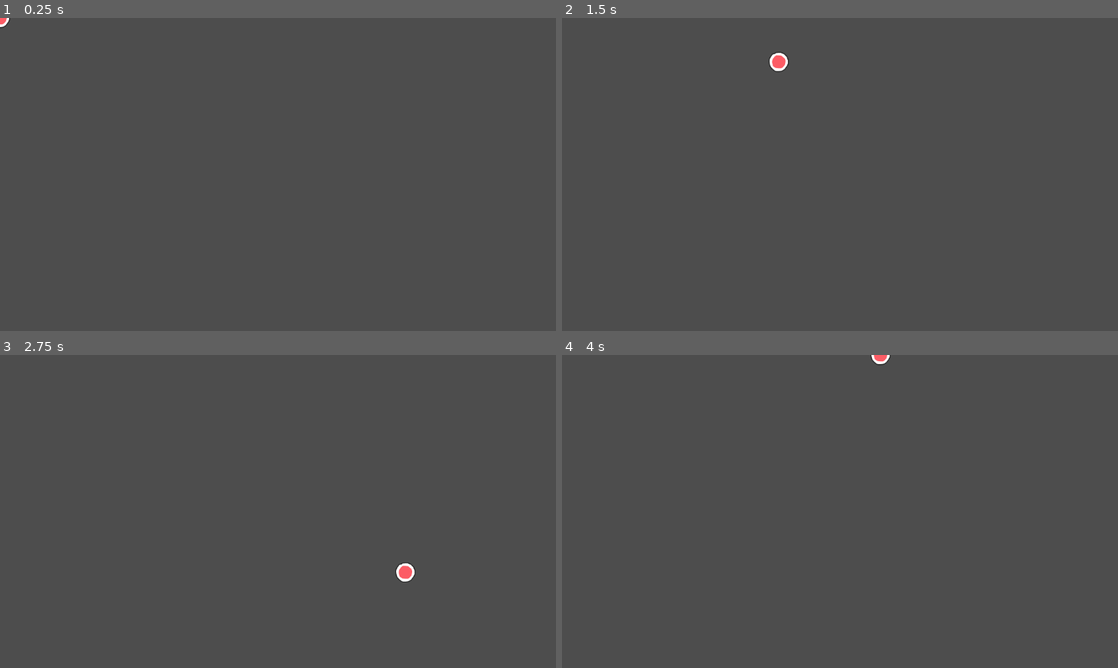
Above: before the commit, frames 1-4 (two rows, left to right).
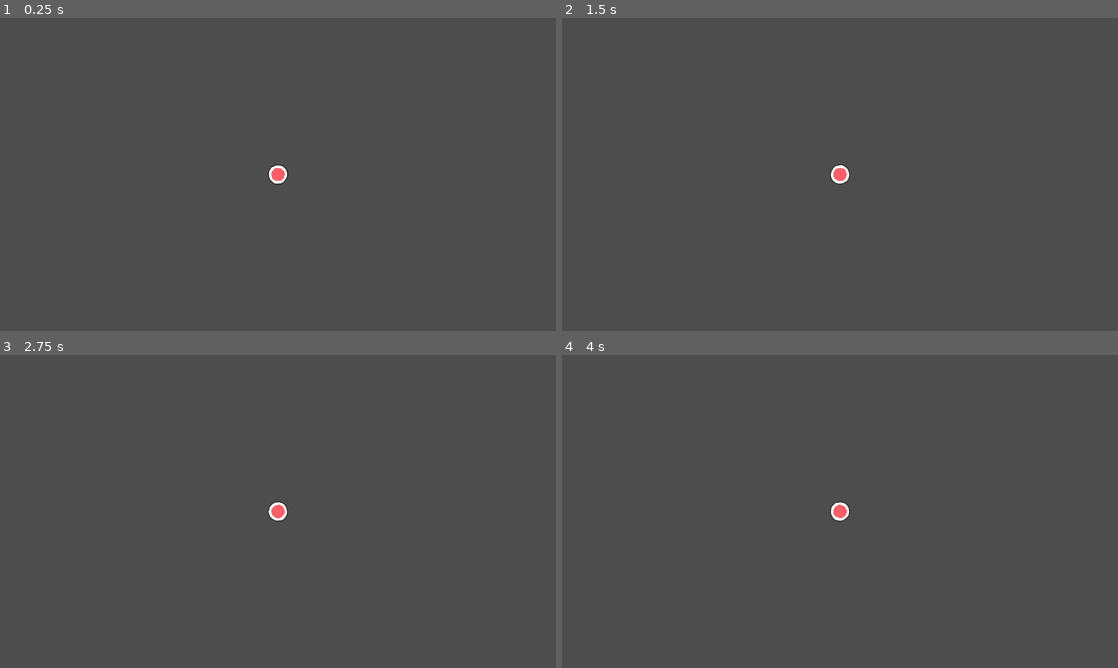
Above: after the commit, the same moments.

Repository: Dynamic-Weather-Systems/Restaurant_manager_moon
Game: Godot game, scene res://Scenes/player.tscn
Two runs of this game, one before a commit and one after it. Both use one fixed random seed, a clock stepped at 60 frames per second and the inputs below. The project has no main scene, so this scene is started directly.
Inputs (mouse positions are in pixels of both pictures, inside the frame that each line leads up to):
- Up to frame 1 (0.25 s): no input
- Up to frame 2 (1.5 s): tap Enter at 0.5 s; move the mouse to (962, 158) at 0.52 s; hold D (move_right) 0.53-1.28 s; hold Right mouse button (drop, bound only after the commit) 0.53-1.28 s; click (962, 158) at 0.8 s; move the mouse to (728, 190) at 1.27 s; hold S (move_down) from 1.28 s (still down); click (728, 190) at 1.35 s
- Up to frame 3 (2.75 s): right-click (166, 527) at 1.55 s; move the mouse to (333, 442) at 2.02 s; release S (move_down) at 2.03 s; hold D (move_right) from 2.03 s (still down); hold Right mouse button (drop, bound only after the commit) from 2.03 s (still down); click (333, 442) at 2.3 s
- Up to frame 4 (4 s): move the mouse to (812, 574) at 2.77 s; release D (move_right) at 2.78 s; release Right mouse button (drop, bound only after the commit) at 2.78 s; hold W (move_up) 2.78-3.53 s; click (812, 574) at 2.85 s; right-click (812, 574) at 3.05 s; move the mouse to (1006, 558) at 3.52 s; hold A (move_left) from 3.53 s (still down); hold Right mouse button (drop, bound only after the commit) from 3.53 s (still down); click (1006, 558) at 3.8 s

The runs differ from the first frame. In frame 1, 0.2% of the frame differs, in the area x 0-52%, y 0-54%; in frame 2, 0.3%; in frame 3, 0.3%, in the area x 48-75%, y 46-73%; in frame 4, 0.3%.

Commit message:
Pickup/Drop/Actionable
- Player can Pickup and Drop items of the PickupItem class
- Actionable class encompasses all that a player can interact with but not pick up.

Diff:
--- /dev/null
+++ b/Actionable.gd
@@ -0,0 +1,6 @@
+extends Area2D
+class_name Actionable
+
+
+func action():
+	pass
--- /dev/null
+++ b/Scenes/actionable.tscn
@@ -0,0 +1,8 @@
+[gd_scene load_steps=2 format=3 uid="uid://dduoickuchbsn"]
+
+[ext_resource type="Script" path="res://Actionable.gd" id="1_hf78t"]
+
+[node name="Actionable" type="Area2D"]
+script = ExtResource("1_hf78t")
+
+[node name="CollisionShape2D" type="CollisionShape2D" parent="."]
--- /dev/null
+++ b/Scenes/dish.gd
@@ -0,0 +1 @@
+extends PickupItem
--- /dev/null
+++ b/Scenes/dish.tscn
@@ -0,0 +1,33 @@
+[gd_scene load_steps=6 format=3 uid="uid://c2lrqfonfhvw1"]
+
+[ext_resource type="Script" path="res://Scenes/dish.gd" id="1_804sm"]
+[ext_resource type="Texture2D" uid="uid://dpidc1drviwt0" path="res://Assets/tilesheet.png" id="2_w3xol"]
+
+[sub_resource type="CircleShape2D" id="CircleShape2D_0p03y"]
+radius = 33.3766
+
+[sub_resource type="AtlasTexture" id="AtlasTexture_a5bhw"]
+atlas = ExtResource("2_w3xol")
+region = Rect2(257, 513, 62, 62)
+
+[sub_resource type="SpriteFrames" id="SpriteFrames_weu6i"]
+animations = [{
+"frames": [{
+"duration": 1.0,
+"texture": SubResource("AtlasTexture_a5bhw")
+}],
+"loop": true,
+"name": &"default",
+"speed": 5.0
+}]
+
+[node name="Dish" type="Area2D" groups=["pickup_item"]]
+collision_layer = 4
+collision_mask = 0
+script = ExtResource("1_804sm")
+
+[node name="CollisionShape2D" type="CollisionShape2D" parent="."]
+shape = SubResource("CircleShape2D_0p03y")
+
+[node name="AnimatedSprite2D" type="AnimatedSprite2D" parent="."]
+sprite_frames = SubResource("SpriteFrames_weu6i")
--- /dev/null
+++ b/Scenes/pickup_item.gd
@@ -0,0 +1,21 @@
+extends Area2D
+class_name PickupItem
+
+
+var picked_up: bool = false
+var node_to_follow: CharacterBody2D = null
+
+
+func _physics_process(delta):
+	if picked_up and node_to_follow:
+		position = node_to_follow.position
+		print(node_to_follow.position)
+
+
+func pickup(character: CharacterBody2D):
+	picked_up = true
+	node_to_follow = character
+
+func drop():
+	picked_up = false
+	node_to_follow = null
--- a/Scenes/player.gd
+++ b/Scenes/player.gd
@@ -5,12 +5,16 @@
 @export var ACCEL: float = 15.0
 @export var DECEL: float = 15.0
 
+@export var interacting_area: Area2D
+
 var input_vector: Vector2 = Vector2.ZERO
+var held: PickupItem = null
+
+signal player_dropping(node: Node)
 
 
 func _physics_process(delta):
 	if input_vector.length() > 0:
-		print(delta)
 		velocity = velocity.lerp(input_vector*SPEED, ACCEL*delta)
 	else:
 		velocity = velocity.lerp(Vector2.ZERO, DECEL*delta)
@@ -19,11 +23,45 @@
 
 
 func _unhandled_input(event):
+
+	if Input.is_action_just_pressed("interact"):
+		var interactables = interacting_area.get_overlapping_areas()
+		print(interactables)
+		if interactables.size() > 0:
+			print(interactables[0])
+			if interactables[0].is_in_group("actionable"):
+				interactables[0].action()
+				input_vector = Vector2.ZERO
+				return
+			if not held:
+				pickup(interactables[0])
+
+	if Input.is_action_just_pressed("drop"):
+		if held:
+			drop(held)
+
+	# get strength of movement inputs
 	var x_axis = Input.get_axis("move_left", "move_right")
 	var y_axis = Input.get_axis("move_up", "move_down")
 
+	# calculate input vector, normalize if magnitude larger than 1
 	if x_axis or y_axis:
 		input_vector += (x_axis * Vector2.RIGHT) + (y_axis * Vector2.DOWN)
 		if input_vector.length() > 1: input_vector = input_vector.normalized()
 	else:
 		input_vector = Vector2.ZERO
+
+	# point towards mouse
+	if event is InputEventMouseMotion:
+		look_at(get_global_mouse_position())
+
+
+func drop(item: PickupItem):
+	held = null
+	item.drop()
+
+
+func pickup(item: PickupItem):
+	held = item
+	item.pickup(self)
+	print(item)
--- a/Scenes/player.tscn
+++ b/Scenes/player.tscn
@@ -21,11 +21,27 @@
 [sub_resource type="CircleShape2D" id="CircleShape2D_gnepk"]
 radius = 17.0294
 
-[node name="Player" type="CharacterBody2D"]
+[sub_resource type="RectangleShape2D" id="RectangleShape2D_3ag7f"]
+size = Vector2(58, 72)
+
+[node name="Player" type="CharacterBody2D" node_paths=PackedStringArray("interacting_area")]
+collision_layer = 2
+collision_mask = 5
 script = ExtResource("1_a6xo7")
+interacting_area = NodePath("InteractingArea")
 
 [node name="AnimatedSprite2D" type="AnimatedSprite2D" parent="."]
 sprite_frames = SubResource("SpriteFrames_e7j0i")
 
 [node name="CollisionShape2D" type="CollisionShape2D" parent="."]
 shape = SubResource("CircleShape2D_gnepk")
+
+[node name="InteractingArea" type="Area2D" parent="."]
+collision_layer = 0
+collision_mask = 4
+
+[node name="CollisionShape2D" type="CollisionShape2D" parent="InteractingArea"]
+position = Vector2(29, 0)
+shape = SubResource("RectangleShape2D_3ag7f")
+
+[node name="Camera2D" type="Camera2D" parent="."]
--- a/project.godot
+++ b/project.godot
@@ -44,6 +44,22 @@
 , Object(InputEventKey,"resource_local_to_scene":false,"resource_name":"","device":-1,"window_id":0,"alt_pressed":false,"shift_pressed":false,"ctrl_pressed":false,"meta_pressed":false,"pressed":false,"keycode":0,"physical_keycode":4194319,"key_label":0,"unicode":0,"echo":false,"script":null)
 ]
 }
+interact={
+"deadzone": 0.5,
+"events": [Object(InputEventMouseButton,"resource_local_to_scene":false,"resource_name":"","device":-1,"window_id":0,"alt_pressed":false,"shift_pressed":false,"ctrl_pressed":false,"meta_pressed":false,"button_mask":1,"position":Vector2(115, 13),"global_position":Vector2(119, 54),"factor":1.0,"button_index":1,"canceled":false,"pressed":true,"double_click":false,"script":null)
+]
+}
+drop={
+"deadzone": 0.5,
+"events": [Object(InputEventMouseButton,"resource_local_to_scene":false,"resource_name":"","device":-1,"window_id":0,"alt_pressed":false,"shift_pressed":false,"ctrl_pressed":false,"meta_pressed":false,"button_mask":2,"position":Vector2(285, 14),"global_position":Vector2(289, 55),"factor":1.0,"button_index":2,"canceled":false,"pressed":true,"double_click":false,"script":null)
+]
+}
+
+[layer_names]
+
+2d_physics/layer_1="World"
+2d_physics/layer_2="Player"
+2d_physics/layer_3="Interactable"
 
 [rendering]
 
Not shown: 1 places in Scenes/player.tscn that only renumber resources
